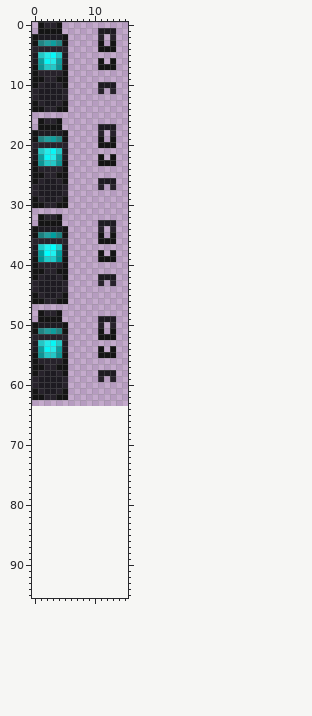
Two versions of one sprite sheet, Textures/lanterns_and_sea_lanterns_and_chain_textures/mcl_lanterns_soul_lantern.png. Above is the file before it was changed.
The file is 16x64 pixels. Colours within 5 levels of each other are drawn and written as one. The old version is drawn lined up with the new one, on the new canvas.
New version:
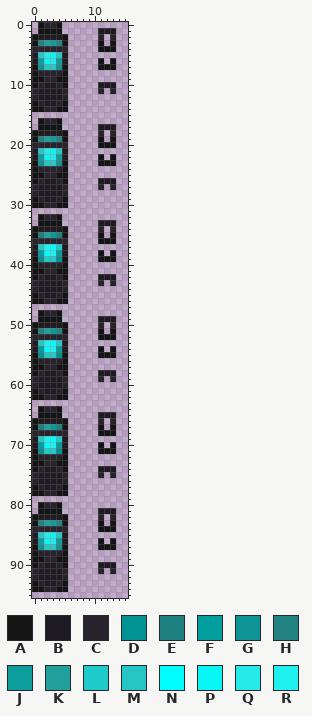
Palette (. is transparent): A #141414  B #1e1b22  C #27222b  D #019393  E #1c807f  F #019e9e  G #0e9494  H #228382  J #0e9e9e  K #229e9d  L #1ecbca  M #24c7c6  N #00fefe  P #08f6f6  Q #25eae9  R #1ff1f0
Difference:
canvas 16x64 -> 16x96
Colour A is added in row 64 at x 1 and 4; in row 65 at x 1 to 4; in row 66 at x 0 and 5; in row 67 at x 0, 5, 11 and 13; in row 68 at x 11 to 13; in row 70 at x 11 and 13.
Colour A is added in row 71 at x 0, 5 and 11 to 13; in row 72 at x 0 and 5; in row 73 at x 0 to 1 and 4 to 5; in row 74 at x 0 and 5; in row 77 at x 0 and 5; in row 78 at x 0 to 1 and 4 to 5.
Colour A is added in row 80 at x 1 and 4; in row 81 at x 1 to 4; in row 82 at x 0 and 5; in row 83 at x 0, 5, 11 and 13; in row 84 at x 11 to 13; in row 86 at x 11 and 13.
Colour A is added in row 87 at x 0, 5 and 11 to 13; in row 88 at x 0 and 5; in row 89 at x 0 to 1 and 4 to 5; in row 90 at x 0 and 5; in row 93 at x 0 and 5; in row 94 at x 0 to 1 and 4 to 5.
Colour B is added in row 65 at x 11 to 13; in row 66 at x 1 to 4; in rows 69 to 70 at x 0 and 5; in row 74 at x 2 to 3 and 11 to 13; in rows 75 to 76 at x 1 to 4; in row 77 at x 2 to 3.
Colour B is added in row 81 at x 11 to 13; in row 82 at x 1 to 4; in rows 85 to 86 at x 0 and 5; in row 90 at x 2 to 3 and 11 to 13; in rows 91 to 92 at x 1 to 4; in row 93 at x 2 to 3.
Colour C is added in row 64 at x 2 to 3; in row 66 at x 11 and 13; in row 68 at x 0 to 5; in row 72 at x 1 to 4; in row 73 at x 2 to 3; in row 74 at x 1 and 4.
Colour C is added in row 75 at x 0, 5, 11 and 13; in row 76 at x 0 and 5; in row 77 at x 1 and 4; in row 78 at x 2 to 3; in row 80 at x 2 to 3; in row 82 at x 11 and 13.
Colour C is added in row 84 at x 0 to 5; in row 88 at x 1 to 4; in row 89 at x 2 to 3; in row 90 at x 1 and 4; in row 91 at x 0, 5, 11 and 13; in row 92 at x 0 and 5.
Colour C is added in row 93 at x 1 and 4; in row 94 at x 2 to 3.
Colour D is added in row 71 at x 1 and 4.
Colour D replaces colour G in row 55 at x 1 and 4.
Colour E is added in row 67 at x 1 and 4.
Colour F is added in row 67 at x 3; in row 70 at x 1 and 4.
Colour F replaces colour J in row 51 at x 3; in row 54 at x 1 and 4.
Colour G is added in row 87 at x 1 and 4.
Colour H is added in row 83 at x 1 and 4.
Colour J is added in row 83 at x 3; in row 86 at x 1 and 4.
Colour K is added in row 67 at x 2; in row 83 at x 2.
Colour L is added in row 69 at x 1 and 4; in row 71 at x 2 to 3.
Colour M is added in row 85 at x 1 and 4; in row 87 at x 2 to 3.
Colour N is added in row 69 at x 3; in row 70 at x 2.
Colour N replaces colour P in row 53 at x 3; in row 54 at x 2.
Colour P is added in row 85 at x 3; in row 86 at x 2.
Colour Q is added in row 85 at x 2; in row 86 at x 3.
Colour R is added in row 69 at x 2; in row 70 at x 3.
Colour R replaces colour Q in row 53 at x 2; in row 54 at x 3.
Boxes around the changes in both pictures, in picture pixels (x1, y1, x2, y2):
changed: (38, 328, 62, 358)
added: (32, 406, 68, 592)
added: (98, 412, 116, 478)
added: (98, 508, 116, 574)
